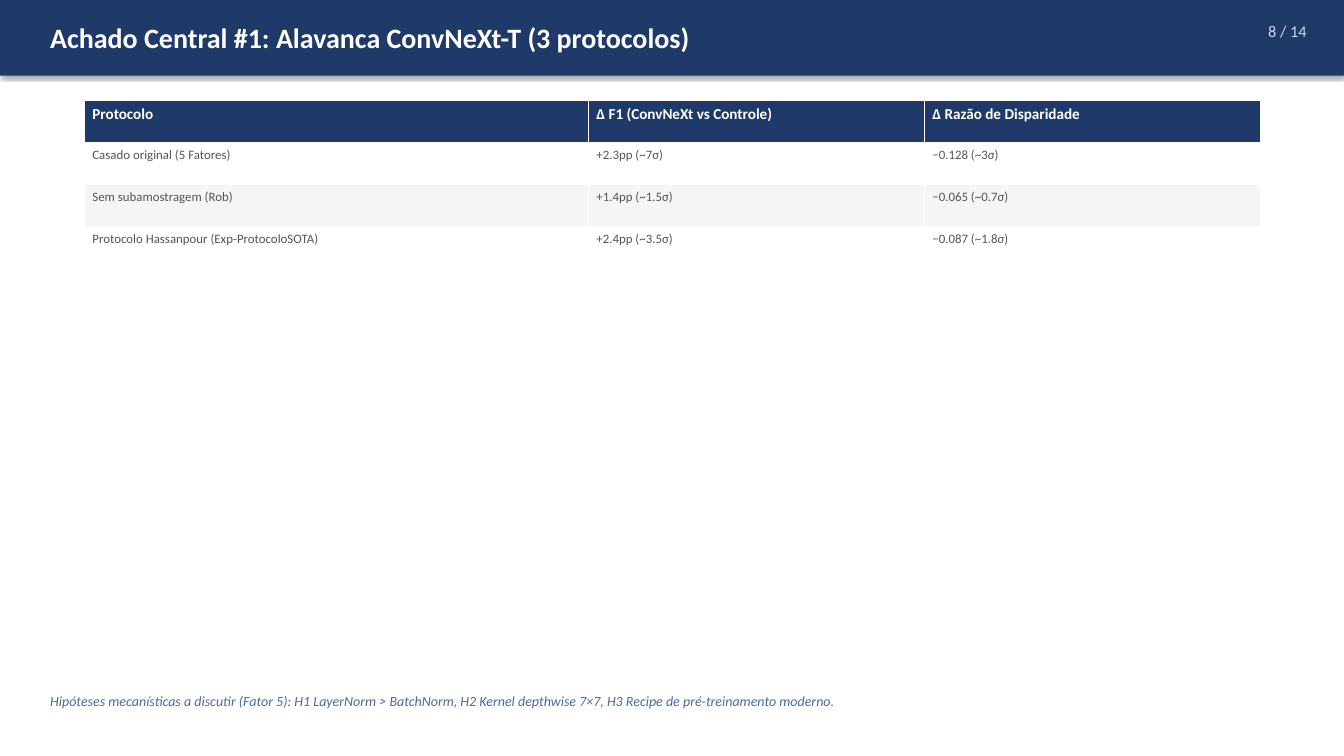
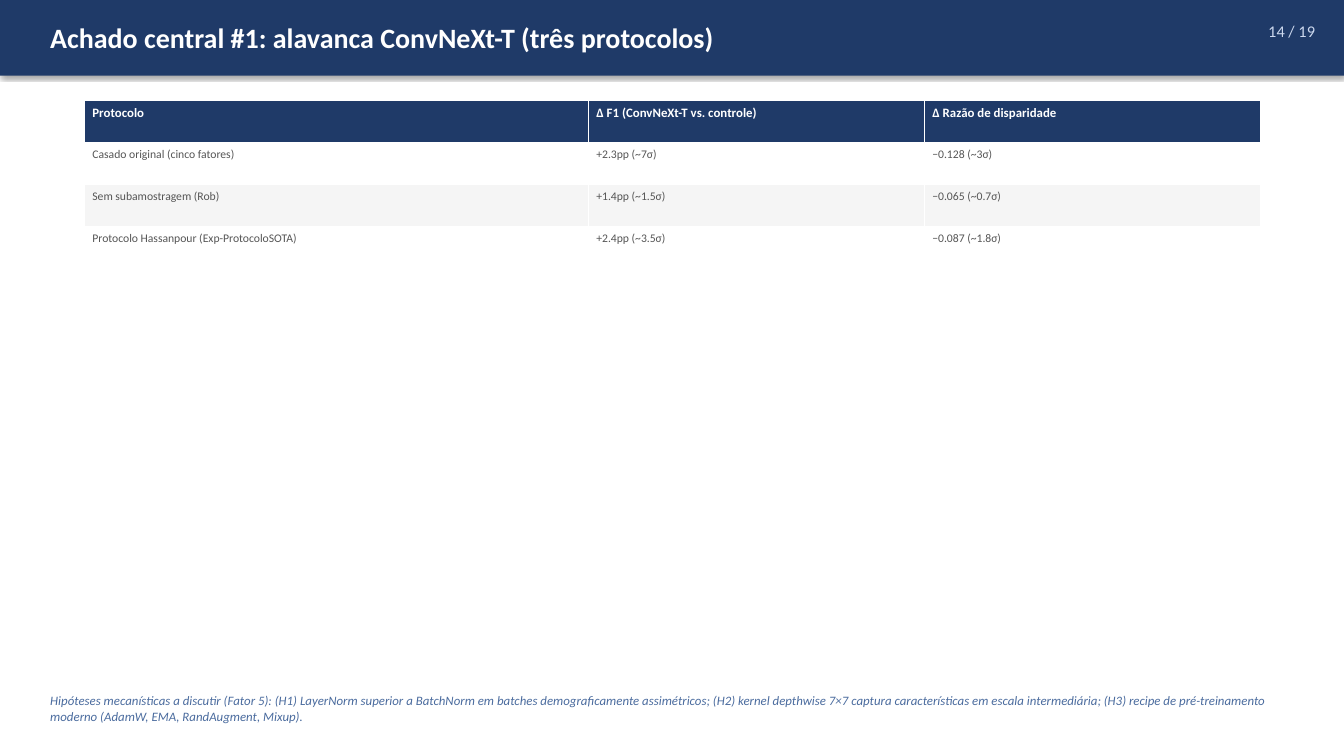
Before and after one commit to marcellozzetti/Facial-Recognition-Models-Mitigating-Bias, a slide deck: slide 14 of docs/apresentações/apresentacao_orientador_2026-05-24.pptx (slide 8 before the commit). Drawn at 1344x756 pixels with LibreOffice and Linux fonts; fonts in the diff are those of the drawing. Boxes give left, top, right and bottom in pixels: in the first picture for what was removed or moved away, otherwise in the second. Text is boxed around its words. In the diff, an @@ line names an element or a change of style, - is before the commit and + after.

Commit message:
docs(presentation): revise advisor presentation to v5 (19 slides, academic wording)
Multiple rounds of refinement of the advisor presentation based on
review feedback. Final version: 19 slides with full Portuguese
diacritics, academic-but-explanatory wording, and popular ML terms
preserved (seeds, backbone, epochs, loss, threshold, fine-tuning).

Structural changes:
- Slide 2 NEW: Status do mestrado (programa, créditos 20/26, prazos
  qualificação ago/2026 + defesa fev/2028, fase atual).
- Slide 6 NEW: Arquiteturas comparadas RN-50 vs ConvNeXt-T
  (9 dimensões técnicas + 3 hipóteses mecanísticas para o ganho).
- Slide 13 (custos/recursos) removido — não essencial à defesa.
- Slide 8 (Exp Adicionais): nova coluna "Análise" com interpretação.
- Slide 12 (Auditoria): nova coluna "Análise" idem.

Content refinements:
- Slide 3 (Decisões): justificativa da tarefa clarifica que Hassanpour
  2024 existe (não é "sem benchmark"); explica protocolo casado;
  esclarece critério val_f1_macro vs val_loss.
- Slide 4 (Metodologia): regra do 1-σ explicada com fórmula
  σ_comb = √(σ_A² + σ_B²); critério Pareto-aware explicado em 5 bullets
  (por que val_loss é anti-correlacionado com F1 para margin heads).
- Slide 5 (Métricas): convenção _c (por classe) explícita em nota.
- Slide 7 (5 Fatores): FSCL = "Fair Supervised Contrastive Learning,
  Park et al. CVPR 2022" explicado em nota.
- Slide 8 (Estado anterior): "Plano para 2 semanas" corrigido para
  "Plano elaborado em 17/05 para a semana subsequente (17-24/05)".

Wording aligned with Brazilian academic ML conventions: replaced
overly Portuguese-translated terms with widely-used English variants
(sementes → seeds, parada antecipada → early stopping, threshold,
data augmentation), while preserving academic prose with proper
diacritics, no all-caps emphasis, formal logical connectors.

Files: docs/apresentacao_orientador_2026-05-24.md (markdown source) +
docs/apresentações/apresentacao_orientador_2026-05-24.pptx (67 KB,
19 slides).

```diff
--- a/docs/apresentações/apresentacao_orientador_2026-05-24.pptx
+++ b/docs/apresentações/apresentacao_orientador_2026-05-24.pptx
@@ text at [50,27,714,53]: text changed @@
-Achado Central #1: Alavanca ConvNeXt-T (3 protocolos)
+Achado central #1: alavanca ConvNeXt-T (três protocolos)
@@ text at [1268,26,1315,37]: text changed @@
-8 / 14
+14 / 19
@@ table at [84,101,1260,269] @@
-row 1, column 2: Δ F1 (ConvNeXt vs Controle)
+row 1, column 2: Δ F1 (ConvNeXt-T vs. controle)
-row 1, column 3: Δ Razão de Disparidade
+row 1, column 3: Δ Razão de disparidade
-row 2, column 1: Casado original (5 Fatores)
+row 2, column 1: Casado original (cinco fatores)
@@ size 13 to 11 pt in "Protocolo" @@
@@ size 11 to 10 pt in "+2.3pp (~7σ)", "−0.128 (~3σ)", "Sem subamostragem (Rob)", "+1.4pp (~1.5σ)" and 4 more places @@
@@ text at [50,696,1265,723]: text changed; size 12 to 11 pt @@
-Hipóteses mecanísticas a discutir (Fator 5): H1 LayerNorm > BatchNorm, H2 Kernel depthwise 7×7, H3 Recipe de pré-treinamento moderno.
+Hipóteses mecanísticas a discutir (Fator 5): (H1) LayerNorm superior a BatchNorm em batches demograficamente assimétricos; (H2) kernel depthwise 7×7 captura características em escala intermediária; (H3) recipe de pré-treinamento moderno (AdamW, EMA, RandAugment, Mixup).
```
Also in this commit, not shown: 12 other slides changed, 6 slides added, 1 slide removed, 1 other file.
